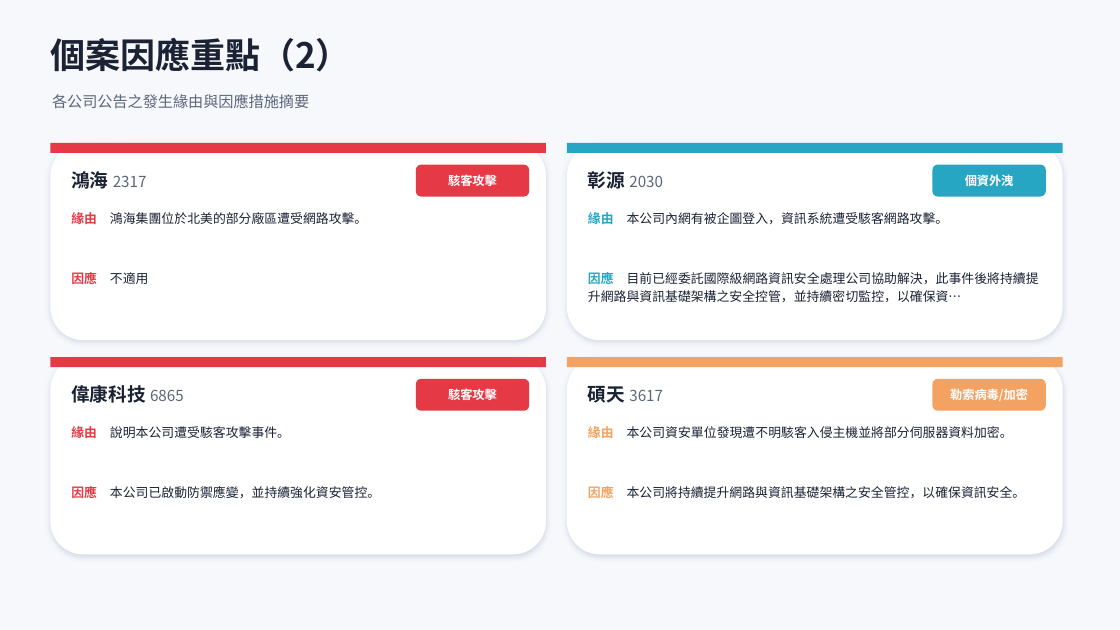
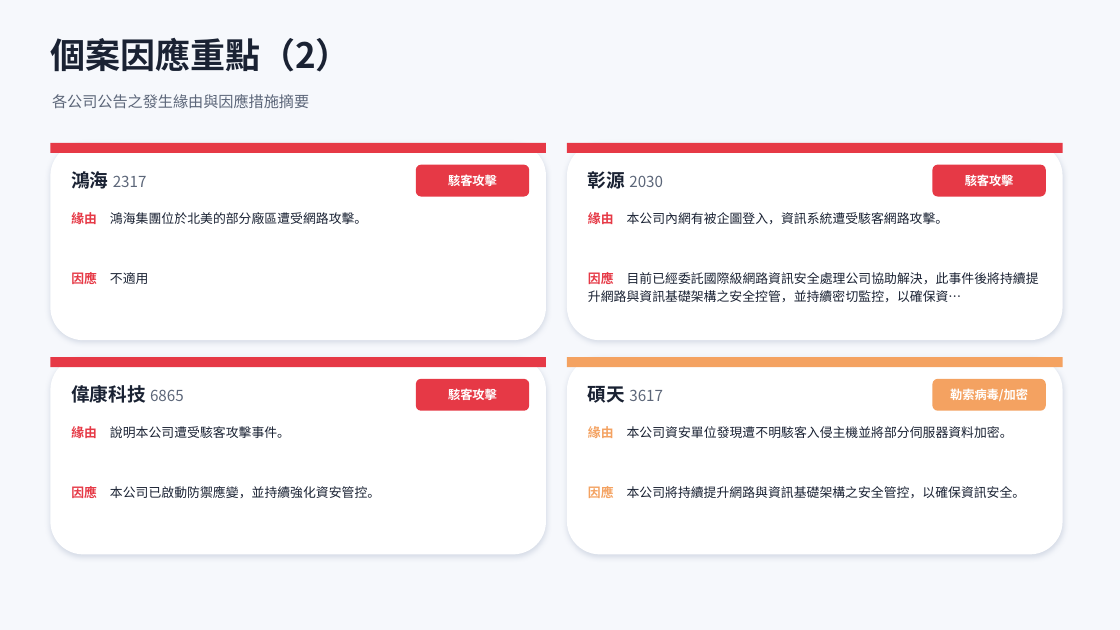
Before and after one commit to Johnnylin77/mops-isec-monitor, a slide deck: slide 6 of 資安事件因應分析.pptx. Drawn at 1120x630 pixels with LibreOffice and Linux fonts; fonts in the diff are those of the drawing. Boxes give left, top, right and bottom in pixels: in the first picture for what was removed or moved away, otherwise in the second. Text is boxed around its words. In the diff, an @@ line names an element or a change of style, - is before the commit and + after.

```diff
--- a/資安事件因應分析.pptx
+++ b/資安事件因應分析.pptx
@@ rectangle at (567,143,1063,153): fill #27A6C4 to #E63946 @@
@@ rounded rectangle at (933,165,1046,197): fill #27A6C4 to #E63946 @@
@@ text at (965,175,1014,186): text changed @@
-個資外洩
+駭客攻擊
@@ text "緣由 本公司內網有被企圖登入，資訊系統遭受駭客網路攻擊。" at (588,212,949,224): text colour #27A6C4 to #E63946 in "緣由" @@
@@ text "因應 目前已經委託國際級網路資訊安全處理公司協助解決，此事件後將持續提升網路與資訊基礎架構之安全控管，並持續密切監控，以 ..." at (588,272,1039,302): text colour #27A6C4 to #E63946 in "因應" @@
```
Also in this commit, not shown: 3 other slides changed.
